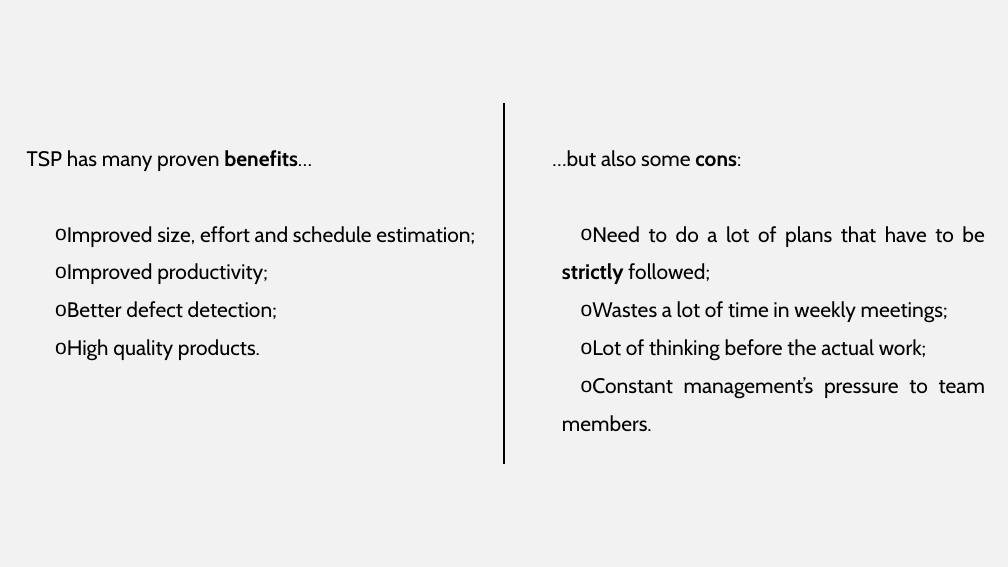
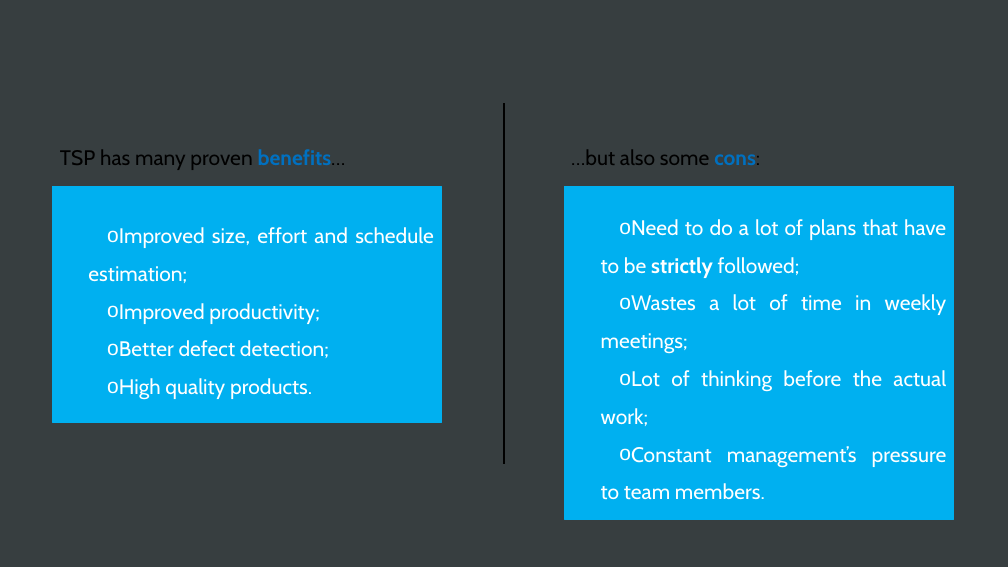
Before and after one commit to eduardamsc/FEUP-ESOF, a slide deck: slide 9 of Slide deck.pptx. Drawn at 1008x567 pixels with LibreOffice and Linux fonts; fonts in the diff are those of the drawing. Boxes give left, top, right and bottom in pixels: in the first picture for what was removed or moved away, otherwise in the second. Text is boxed around its words. In the diff, an @@ line names an element or a change of style, - is before the commit and + after.

Commit message:
mudança design

```diff
--- a/Slide deck.pptx
+++ b/Slide deck.pptx
@@ background #F2F2F2 to #383E40 @@
@@ text "TSP has many proven benefits…": place and size @@
-text "TSP has many proven benefits…" at (27,150,475,361)
+text "TSP has many proven benefits…" at (60,149,346,170)
@@ text "TSP has many proven benefits…" at (60,149,346,170): text colour #000000 to #0070C0 in "benefits…" @@
@@ text added at (571,149,760,165), 20 pt, text #000000 @@
+…but also some cons:
@@ text in rectangle at (552,150,741,167): paragraph removed @@
-…but also some cons:
@@ rectangle added at (53,186,442,422), fill #00B0F0, outline #00B0F0 1 pt, 20 pt, text #FFFFFF @@
+o Improved size, effort and schedule estimation;
+o Improved productivity;
+o Better defect detection;
+o High quality products.
@@ rectangle "Need to do a lot ...": place and size @@
-rectangle "Need to do a lot ..." at (552,150,985,431)
+rectangle "Need to do a lot ..." at (565,186,954,520)
@@ rectangle "Need to do a lot ..." at (565,186,954,520): text colour #000000 to #FFFFFF; vertical alignment top to middle; fill none to #00B0F0; outline none to #00B0F0 1 pt @@
@@ text at (67,226,475,361): paragraphs removed @@
-o Improved size, effort and schedule estimation;
-o Improved productivity;
-o Better defect detection;
-o High quality products.
```
Also in this commit, not shown: 9 other slides changed.
